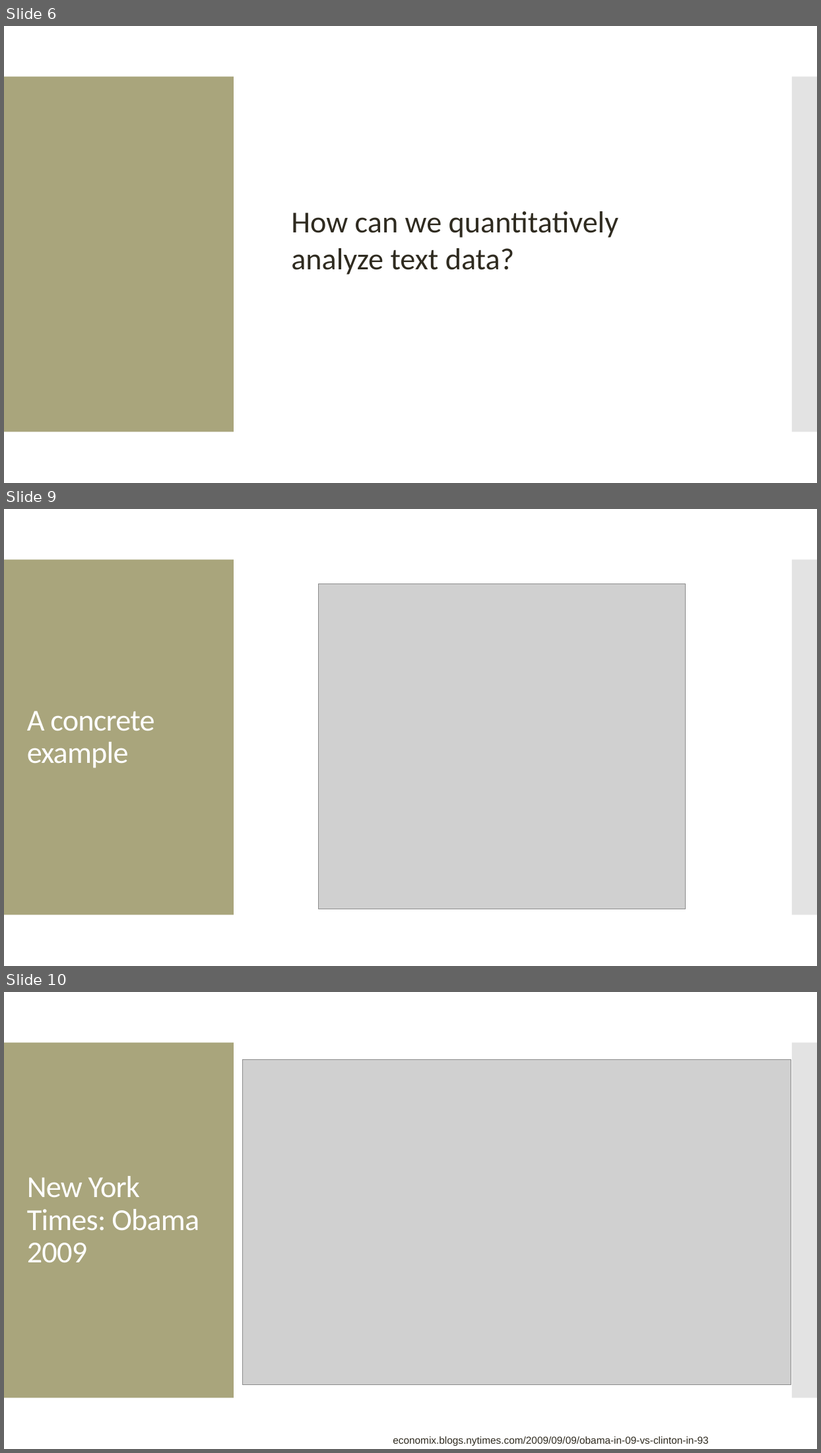
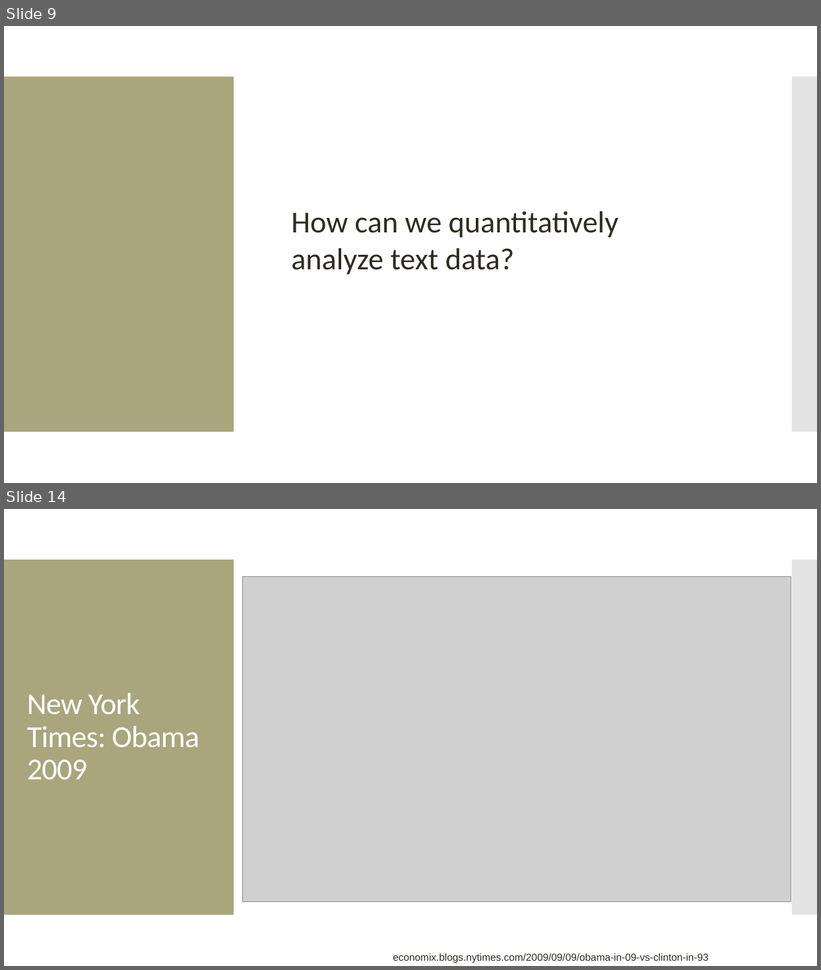
Before and after one commit to amosca01/SDS-CSC109, a slide deck: slides/13-text.pptx. Shown one above the other, each under a label of ours: slides 6, 9 and 10 before the commit, slides 9 and 14 after it; the slides between them are not shown. The pictures are 821x1453 and 821x970 pixels, drawn with LibreOffice and Linux fonts; fonts in the diff are those of the drawing; grey boxes stand for pictures. Boxes give left, top, right and bottom in pixels: in the first picture for what was removed or moved away, otherwise in the second. Text is boxed around its words. In the diff, an @@ line names an element or a change of style, - is before the commit and + after.

```diff
--- a/slides/13-text.pptx
+++ b/slides/13-text.pptx
@@ slide 9 removed at [4, 509, 817, 966], background #FFFFFF; not listed: 2 template elements that a slide beside it also shows @@
@@ picture removed at [319, 584, 686, 909] @@
@@ text removed at [27, 711, 154, 768] @@
-A concrete example
@@ what was slide 6 is now slide 9 @@
@@ what was slide 10 is now slide 14 @@
```
Also in this commit, not shown: 3 slides changed, 6 slides added, 1 other slide removed, 3 other files.
